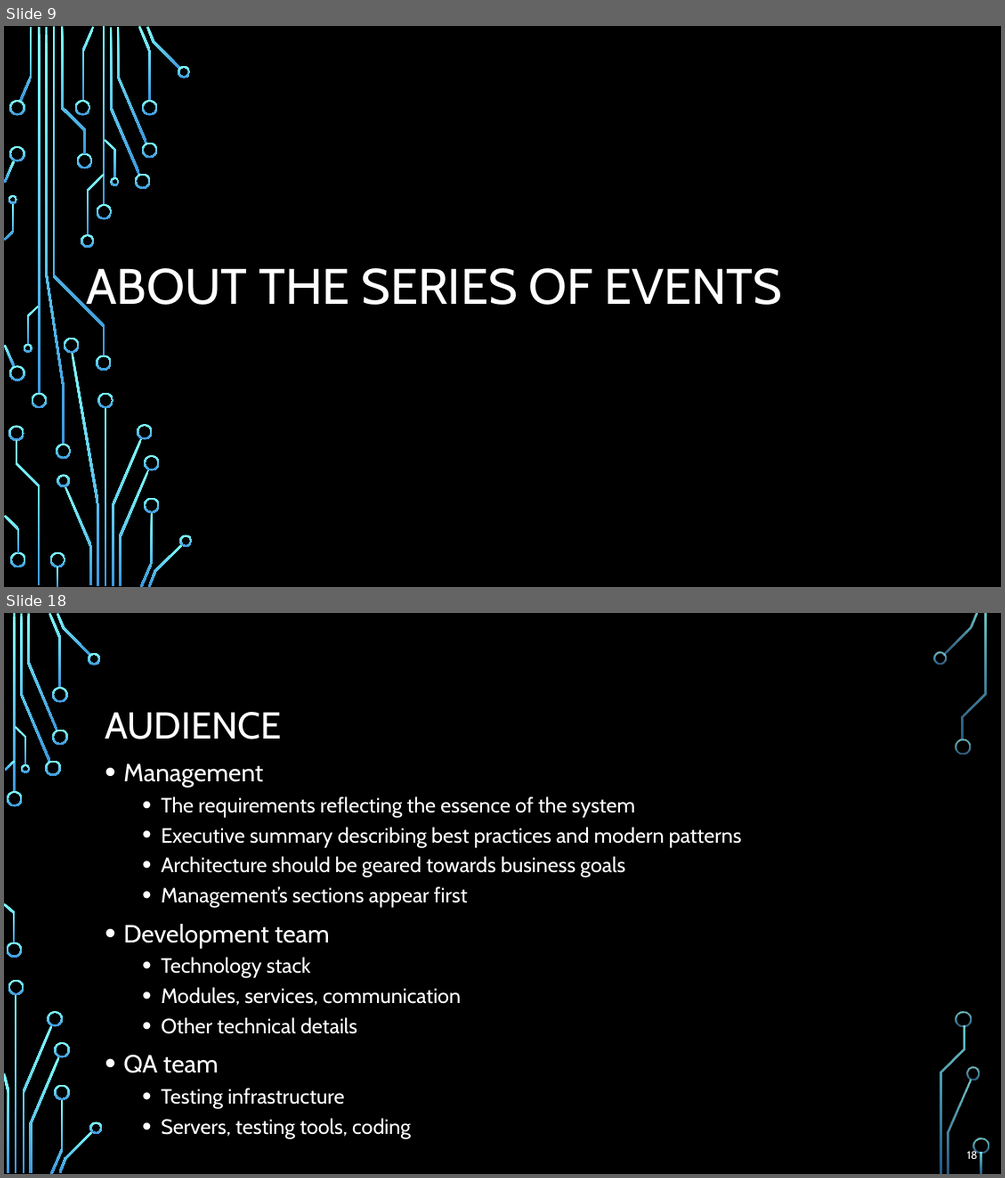
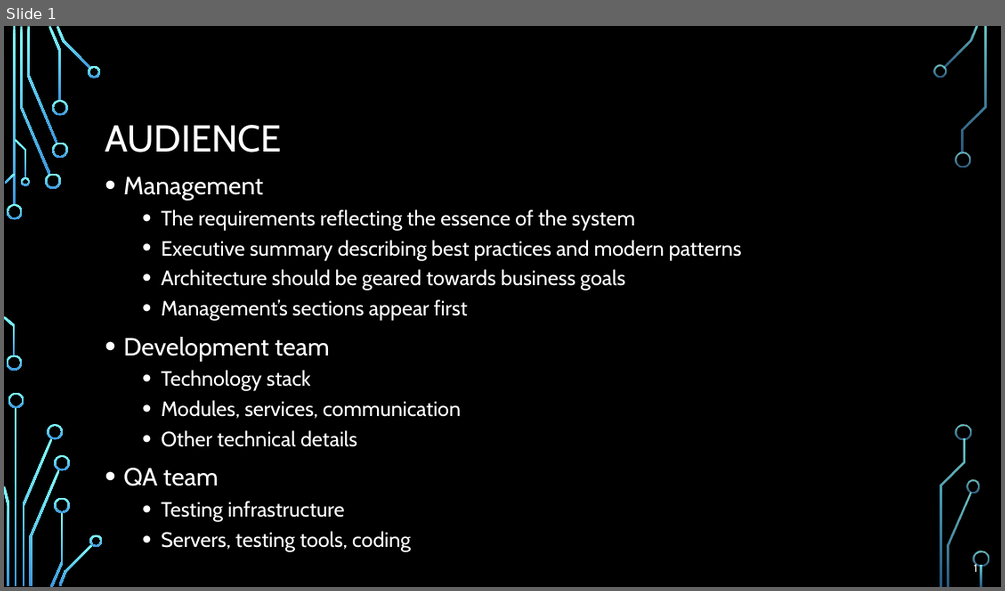
Before and after one commit to profjordanov/doctorate, a slide deck: resources/Software-Architecture-S/Presentation-Part8-Real-Life-Solutions.pptx. Shown one above the other, each under a label of ours: slides 9 and 18 before the commit, slide 1 after it; the slides between them are not shown. The pictures are 1005x1178 and 1005x591 pixels, drawn with LibreOffice and Linux fonts; fonts in the diff are those of the drawing; background and template pictures are left out. Boxes give left, top, right and bottom in pixels: in the first picture for what was removed or moved away, otherwise in the second. Text is boxed around its words. In the diff, an @@ line names an element or a change of style, - is before the commit and + after.

```diff
--- a/resources/Software-Architecture-S/Presentation-Part8-Real-Life-Solutions.pptx
+++ b/resources/Software-Architecture-S/Presentation-Part8-Real-Life-Solutions.pptx
@@ slide 9 removed at (x1=4, y1=26, x2=1001, y2=587), background picture (left out) @@
@@ title removed at (x1=86, y1=268, x2=782, y2=315) @@
-ABOUT THE SERIES OF EVENTS
@@ group removed at (x1=4, y1=26, x2=193, y2=587): 50 freeform shapes, 4 rectangles @@
@@ what was slide 18 is now slide 1 @@
@@ page number at (x1=973, y1=562, x2=977, y2=572): text changed @@
-18
+1
```
Also in this commit, not shown: 18 other slides removed.
